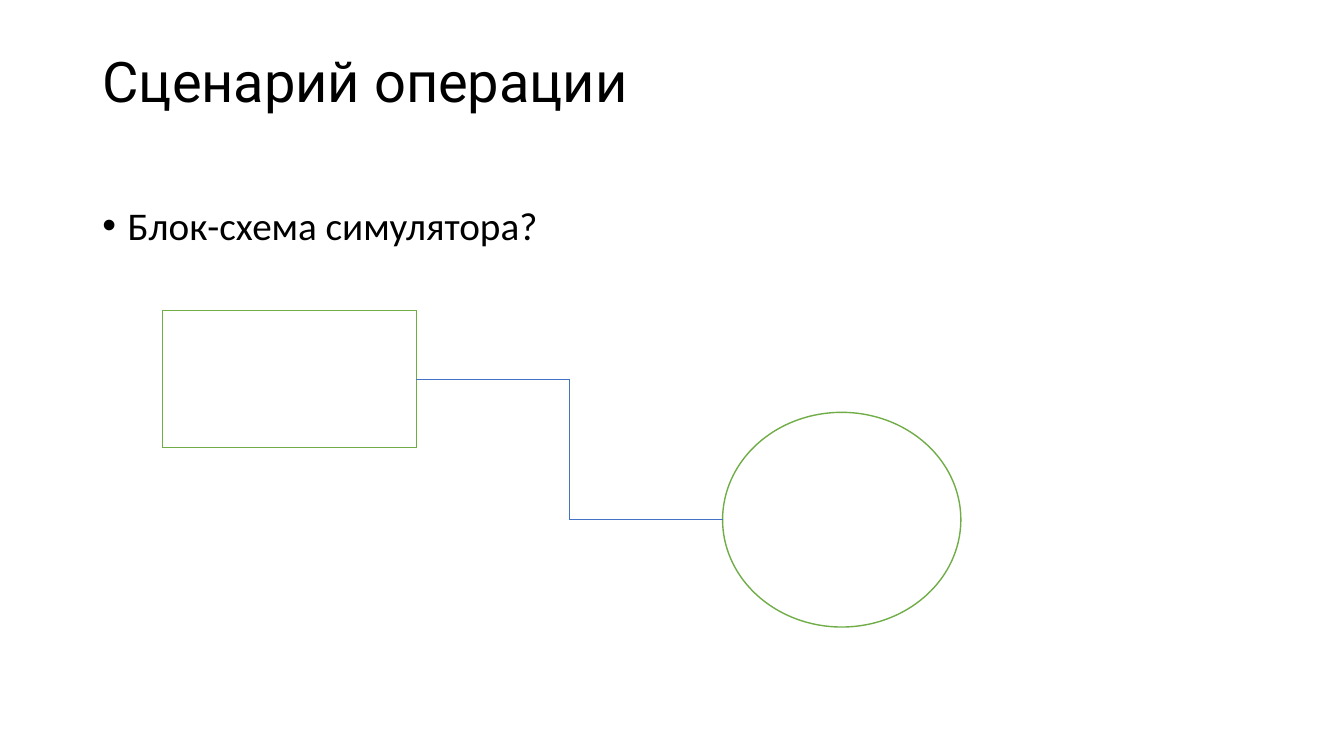
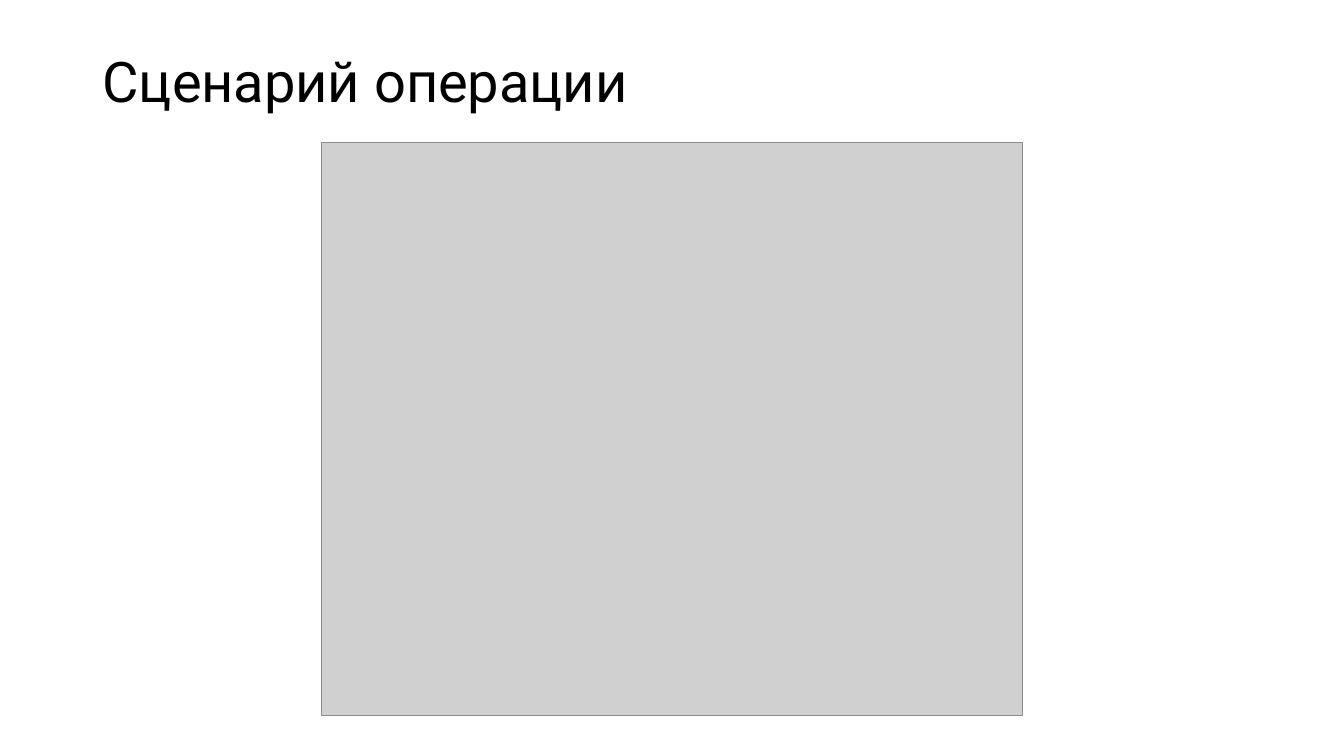
Before and after one commit to tambovnikita/Practice_MAI_6, a slide deck: slide 5 of Презентация/Презентация. Тамбов Никита М1О-309С-19.pptx. Drawn at 1344x756 pixels with LibreOffice and Linux fonts; fonts in the diff are those of the drawing; grey boxes stand for pictures. Boxes give left, top, right and bottom in pixels: in the first picture for what was removed or moved away, otherwise in the second. Text is boxed around its words. In the diff, an @@ line names an element or a change of style, - is before the commit and + after.

```diff
--- a/Презентация/Презентация. Тамбов Никита М1О-309С-19.pptx
+++ b/Презентация/Презентация. Тамбов Никита М1О-309С-19.pptx
@@ picture added at (322,142,1023,716) @@
@@ text removed at (128,213,538,247) @@
-• Блок-схема симулятора?
@@ rectangle removed at (162,311,416,448) @@
@@ elbow line removed from (416, 379) to (723, 520) @@
@@ ellipse removed at (723,412,961,627) @@
```
Also in this commit, not shown: 2 slides added, 25 other files.
